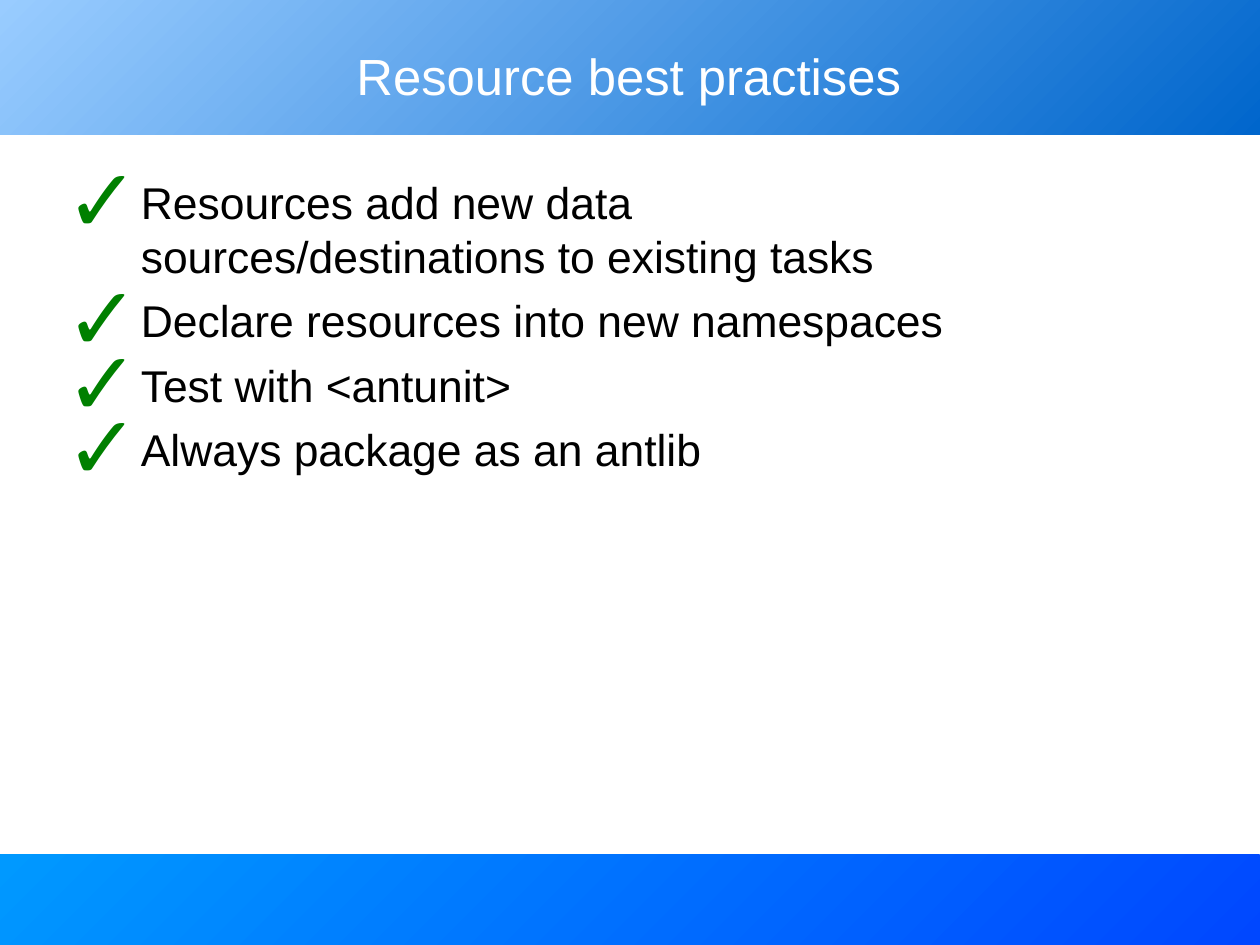
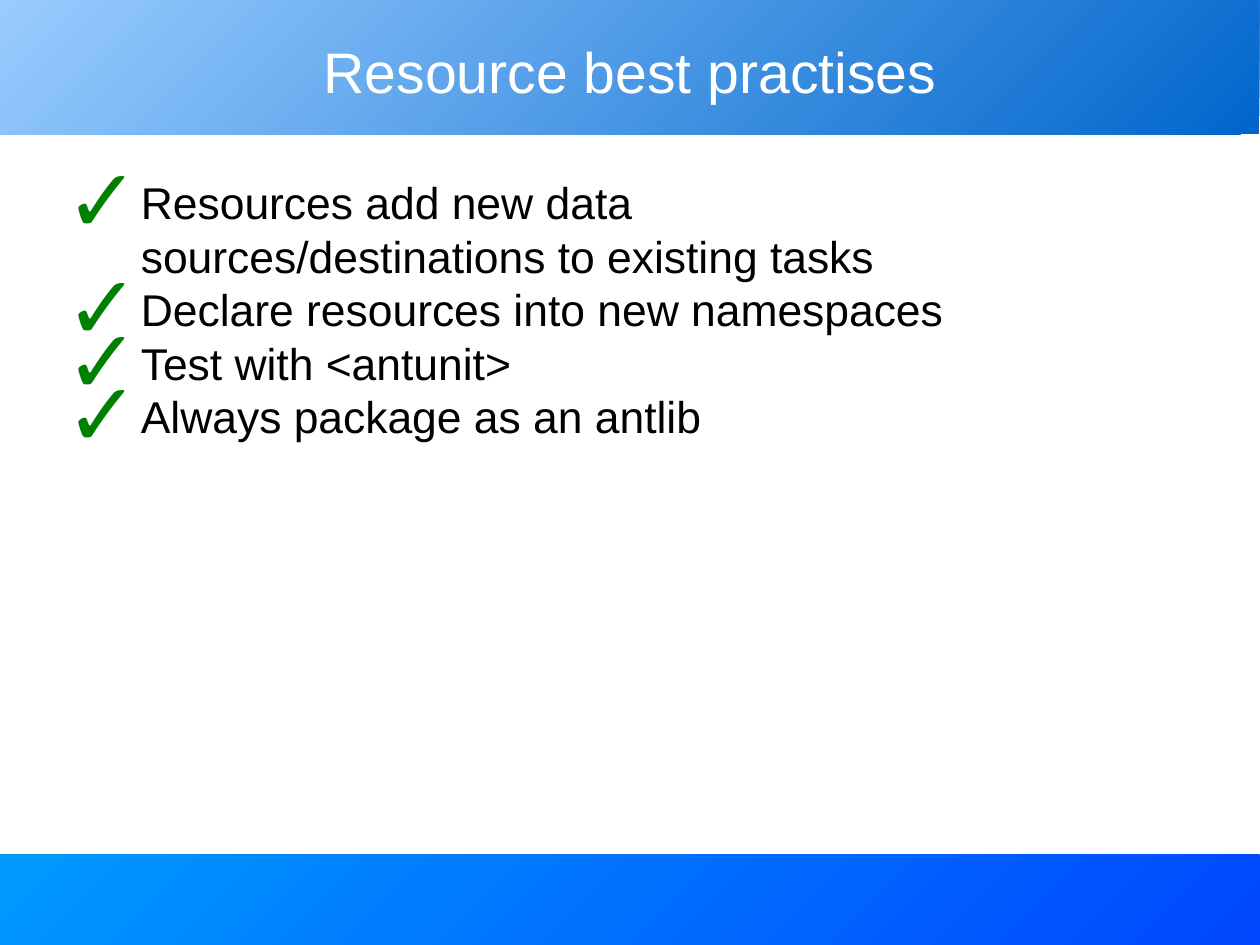
Before and after one commit to BeatrizTercero/repoSvnAnt, a slide deck: slide 26 of core/trunk/docs/slides/extending_ant.odp. Drawn at 1260x945 pixels with LibreOffice and Linux fonts; fonts in the diff are those of the drawing. Boxes give left, top, right and bottom in pixels: in the first picture for what was removed or moved away, otherwise in the second. Text is boxed around its words. In the diff, an @@ line names an element or a change of style, - is before the commit and + after.

```diff
--- a/core/trunk/docs/slides/extending_ant.odp
+++ b/core/trunk/docs/slides/extending_ant.odp
@@ title "Resource best practises": place and size @@
-title "Resource best practises" at box(356, 58, 901, 106)
+title "Resource best practises" at box(323, 51, 937, 104)
@@ title "Resource best practises" at box(323, 51, 937, 104): size 32 to 36 pt; vertical alignment top to middle @@
@@ text "Resources add new data sources/destinations ..." at box(141, 186, 943, 442): less space between paragraphs @@
```
Also in this commit, not shown: 29 other slides changed.
